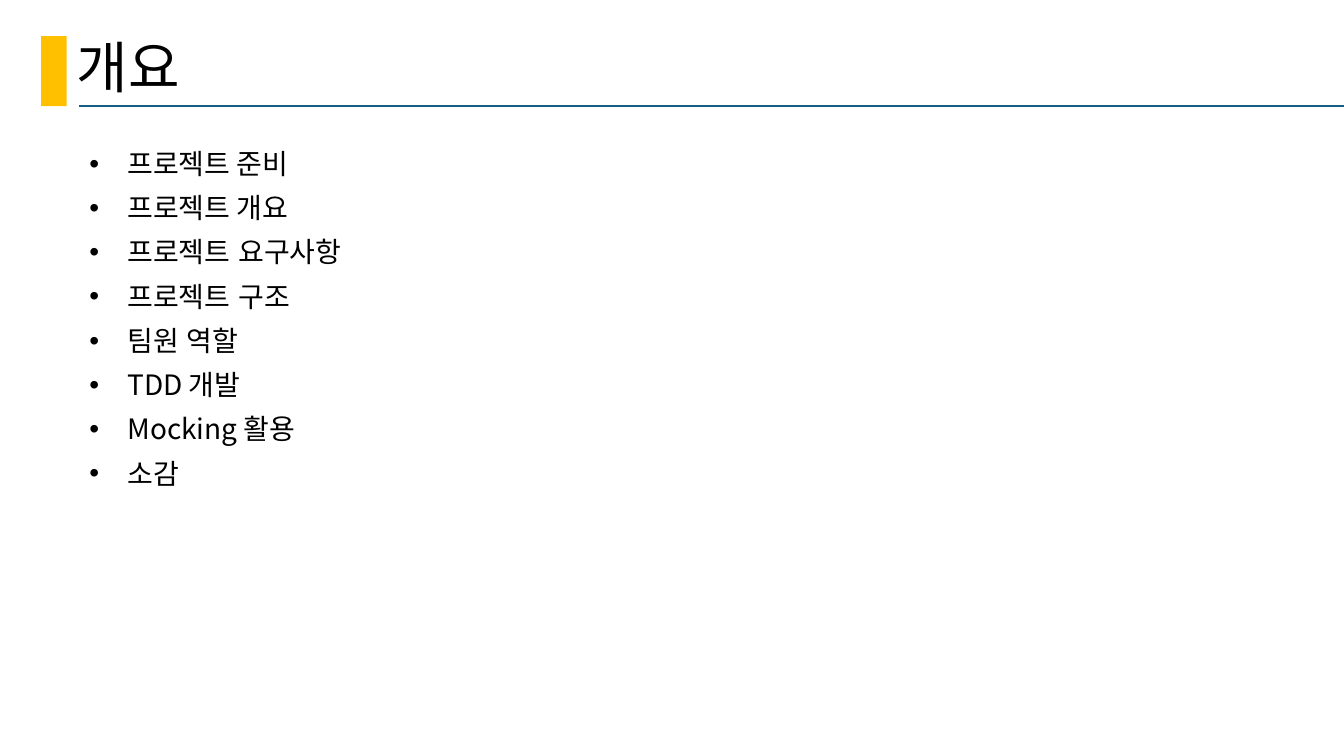
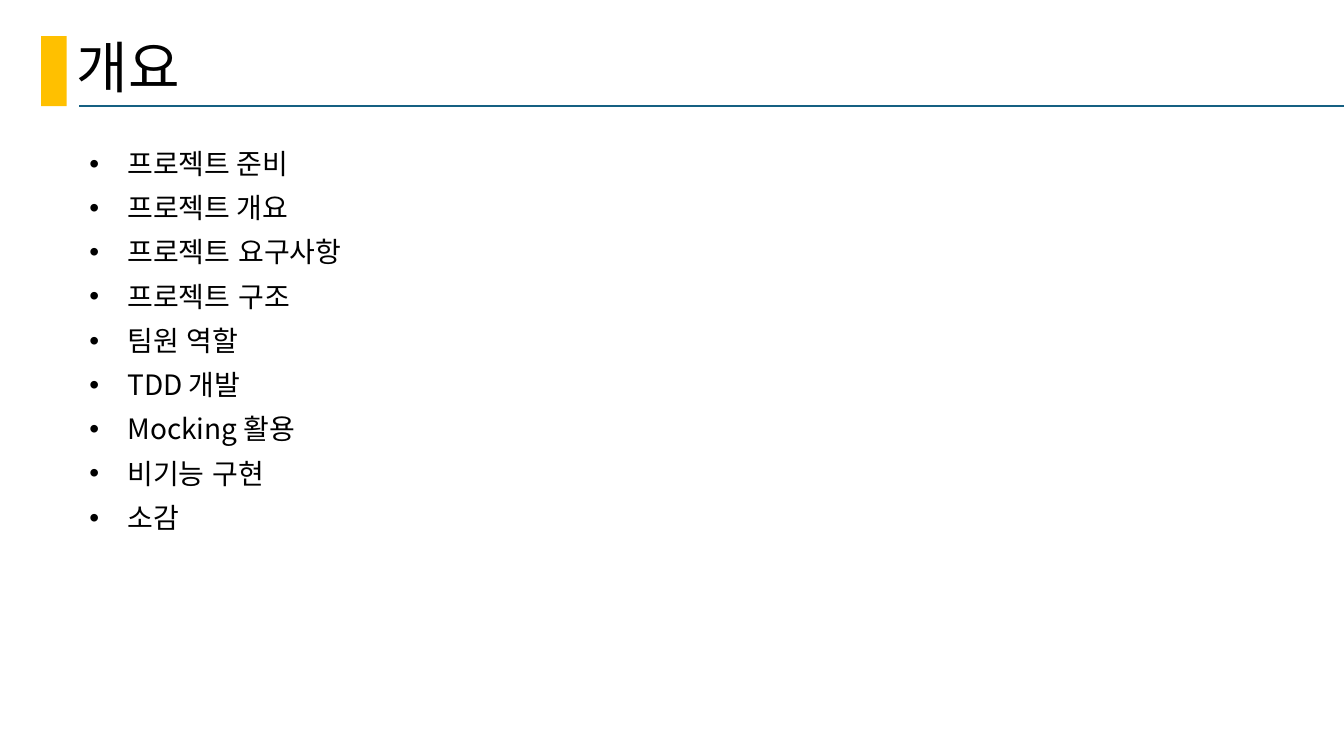
Before and after one commit to Monica2Kang/SSDProject, a slide deck: slide 2 of SSDProject_Team_AmazingReviewer.pptx. Drawn at 1344x756 pixels with LibreOffice and Linux fonts; fonts in the diff are those of the drawing. Boxes give left, top, right and bottom in pixels: in the first picture for what was removed or moved away, otherwise in the second. Text is boxed around its words. In the diff, an @@ line names an element or a change of style, - is before the commit and + after.

Commit message:
SSDProject_Team_AmazingReviewer.pptx 최종

```diff
--- a/SSDProject_Team_AmazingReviewer.pptx
+++ b/SSDProject_Team_AmazingReviewer.pptx
@@ text at [127, 460, 264, 487]: paragraph added @@
+• 비기능 구현
```
